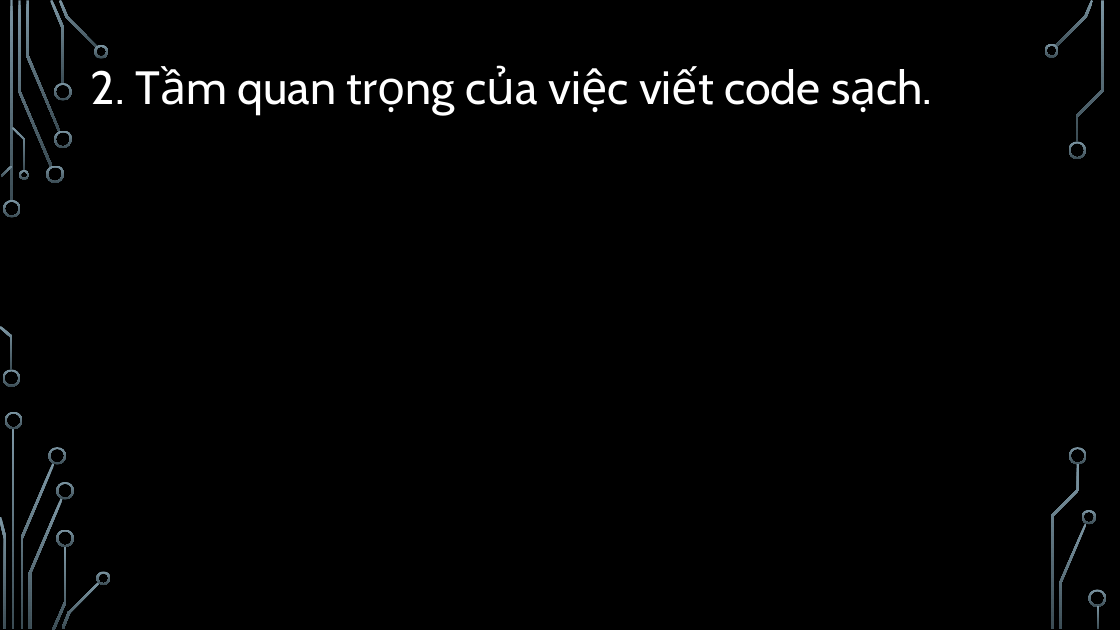
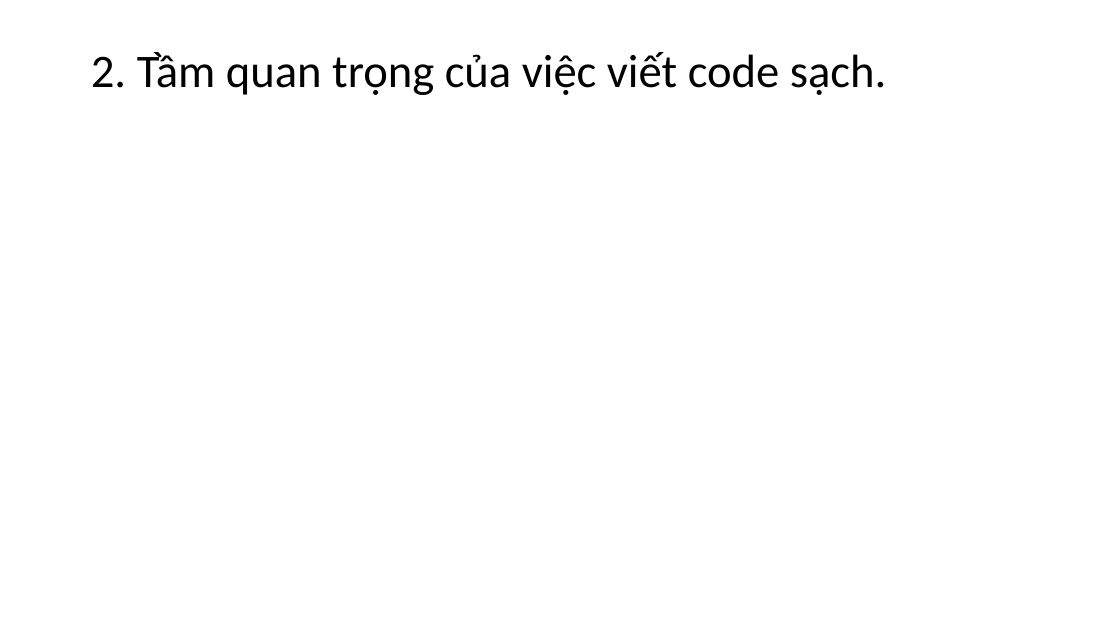
Before and after one commit to quocTuan02/demo, a slide deck: slide 6 of Note/CleanCode.pptx. Drawn at 1120x630 pixels with LibreOffice and Linux fonts; fonts in the diff are those of the drawing; background and template pictures are left out. Boxes give left, top, right and bottom in pixels: in the first picture for what was removed or moved away, otherwise in the second. Text is boxed around its words. In the diff, an @@ line names an element or a change of style, - is before the commit and + after.

```diff
--- a/Note/CleanCode.pptx
+++ b/Note/CleanCode.pptx
@@ background picture (left out) to #FFFFFF @@
@@ text "2. Tầm quan trọng của ..." at (x1=91, y1=52, x2=886, y2=95): font Cabin to Calibri, text colour #FFFFFF to #000000; line spacing 1.2 to 0.9 @@
@@ group removed at (x1=0, y1=0, x2=1107, y2=630): 33 freeform shapes, 3 rectangles @@
```
Also in this commit, not shown: 21 other slides changed.
